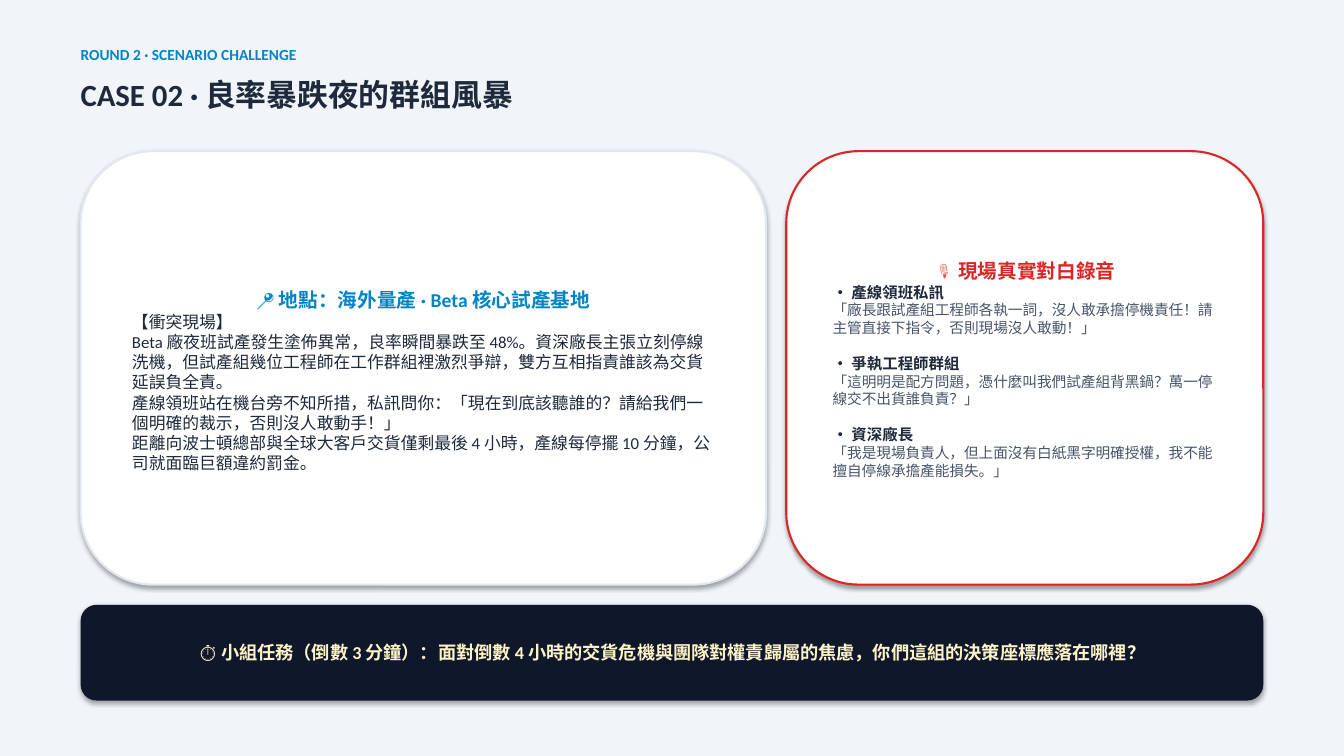
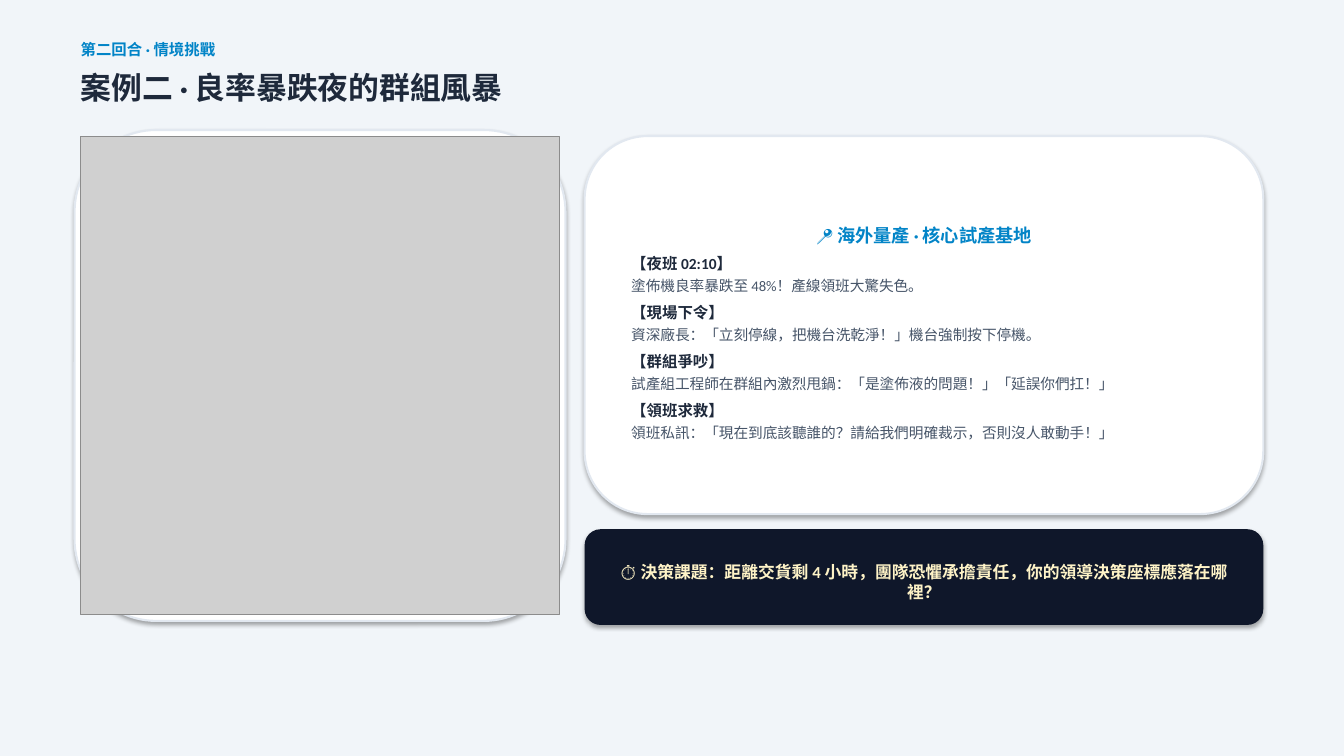
Before and after one commit to routerdd1818-tech/OB, a slide deck: slide 7 of 誰是文化王_備案簡報_Who_Is_Culture_King.pptx. Drawn at 1344x756 pixels with LibreOffice and Linux fonts; fonts in the diff are those of the drawing; grey boxes stand for pictures. Boxes give left, top, right and bottom in pixels: in the first picture for what was removed or moved away, otherwise in the second. Text is boxed around its words. In the diff, an @@ line names an element or a change of style, - is before the commit and + after.

```diff
--- a/誰是文化王_備案簡報_Who_Is_Culture_King.pptx
+++ b/誰是文化王_備案簡報_Who_Is_Culture_King.pptx
@@ text at [81,40,216,60]: text changed @@
-ROUND 2 · SCENARIO CHALLENGE
+第二回合 · 情境挑戰
@@ text at [81,72,503,102]: text changed @@
-CASE 02 · 良率暴跌夜的群組風暴
+案例二 · 良率暴跌夜的群組風暴
@@ rounded rectangle: place and size @@
-rounded rectangle at [81,151,766,585]
+rounded rectangle at [75,130,566,621]
@@ picture added at [81,136,560,615] @@
@@ rounded rectangle added at [585,136,1263,514], fill #FFFFFF, outline #E2E8F0 1.5 pt, 10.5 pt, text #475569 @@
+📍 海外量產 · 核心試產基地
+【夜班 02:10】
+塗佈機良率暴跌至 48%！產線領班大驚失色。
+【現場下令】
+資深廠長：「立刻停線，把機台洗乾淨！」機台強制按下停機。
+【群組爭吵】
+試產組工程師在群組內激烈甩鍋：「是塗佈液的問題！」「延誤你們扛！」
+【領班求救】
+領班私訊：「現在到底該聽誰的？請給我們明確裁示，否則沒人敢動手！」
@@ rounded rectangle removed at [786,151,1263,585] @@
-🎙️ 現場真實對白錄音
-• 產線領班私訊
-「廠長跟試產組工程師各執一詞，沒人敢承擔停機責任！請主管直接下指令，否則現場沒人敢動！」
-• 爭執工程師群組
-「這明明是配方問題，憑什麼叫我們試產組背黑鍋？萬一停線交不出貨誰負責？」
-• 資深廠長
-「我是現場負責人，但上面沒有白紙黑字明確授權，我不能擅自停線承擔產能損失。」
@@ text in rounded rectangle at [132,290,710,471]: text removed @@
-📍 地點：海外量產 · Beta 核心試產基地
-【衝突現場】
-Beta 廠夜班試產發生塗佈異常，良率瞬間暴跌至 48%。資深廠長主張立刻停線洗機，但試產組幾位工程師在工作群組裡激烈爭辯，雙方互相指責誰該為交貨延誤負全責。
-產線領班站在機台旁不知所措，私訊問你：「現在到底該聽誰的？請給我們一個明確的裁示，否則沒人敢動手！」
-距離向波士頓總部與全球大客戶交貨僅剩最後 4 小時，產線每停擺 10 分鐘，公司就面臨巨額違約罰金。
@@ rounded rectangle added at [585,529,1263,625], fill #0F172A, 12 pt, text #FEF3C7, bold @@
+⏱️ 決策課題：距離交貨剩 4 小時，團隊恐懼承擔責任，你的領導決策座標應落在哪裡？
@@ rounded rectangle removed at [81,605,1263,701] @@
-⏱️ 小組任務（倒數 3 分鐘）：面對倒數 4 小時的交貨危機與團隊對權責歸屬的焦慮，你們這組的決策座標應落在哪裡？
```
Also in this commit, not shown: 14 other slides changed, 9 other files.
